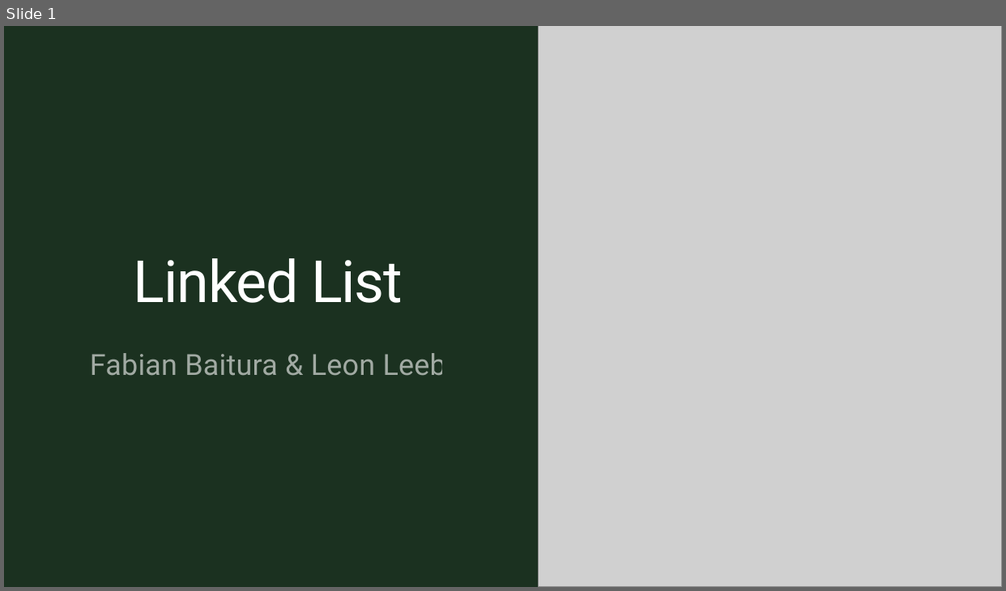
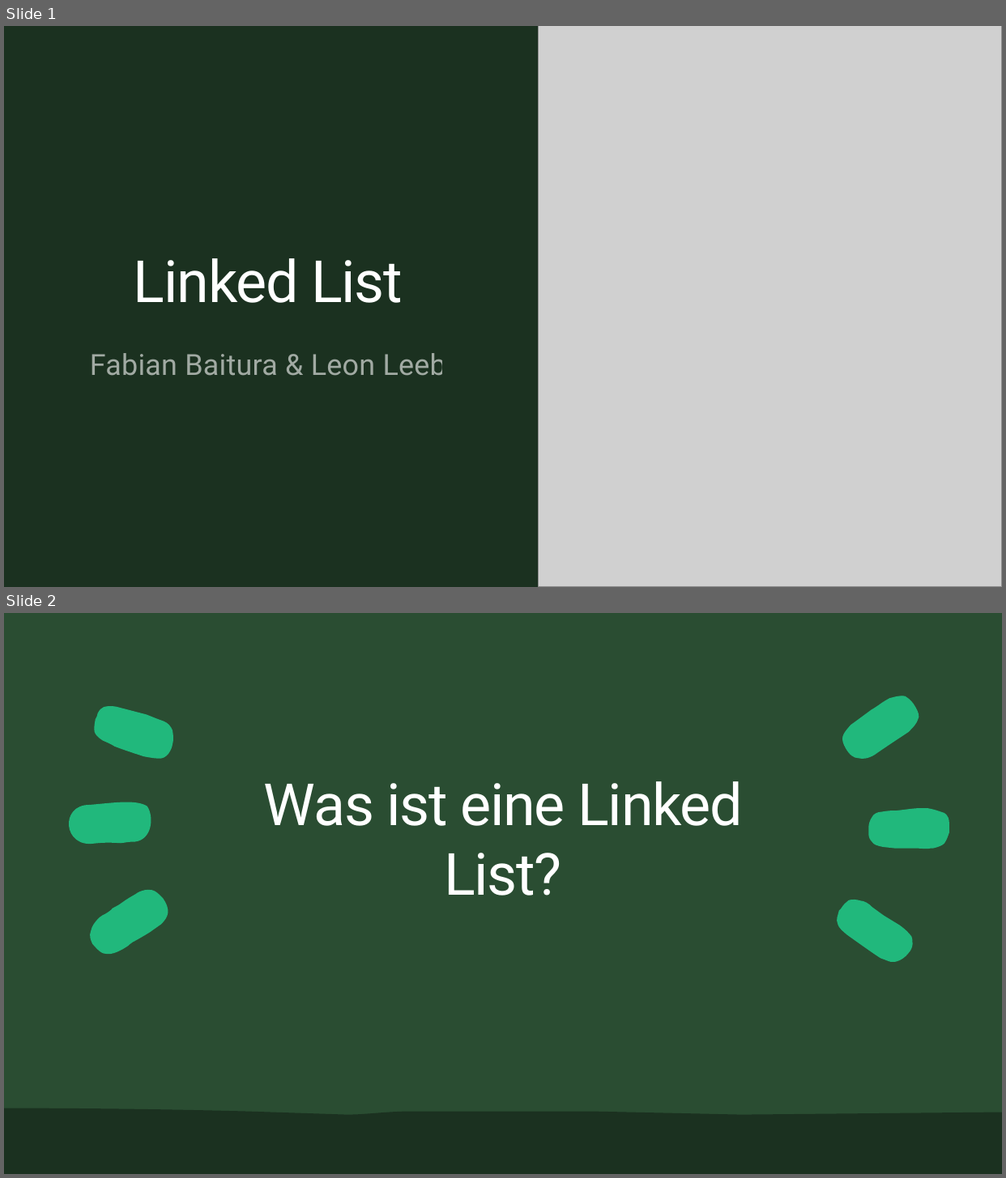
Before and after one commit to ByteWolf-dev/Baitura-Leeb-LinkedList-2022, a slide deck: Artifacts/Linked List.pptx. Shown one above the other, each under a label of ours: slide 1 before the commit, slides 1 and 2 after it. The pictures are 1006x591 and 1006x1178 pixels, drawn with LibreOffice and Linux fonts; fonts in the diff are those of the drawing; grey boxes stand for pictures. Boxes give left, top, right and bottom in pixels: in the first picture for what was removed or moved away, otherwise in the second. Text is boxed around its words. In the diff, an @@ line names an element or a change of style, - is before the commit and + after.

```diff
--- a/Artifacts/Linked List.pptx
+++ b/Artifacts/Linked List.pptx
@@ slide 2 added at bbox=[4, 613, 1002, 1174], background #1B3120 @@
@@ rectangle added at bbox=[4, 613, 1002, 1174], fill #2A4D32 @@
@@ title added at bbox=[264, 781, 743, 896], 56 pt, text #FFFFFF @@
+Was ist eine Linked List?
@@ group added at bbox=[52, 683, 949, 974]: 6 freeform shapes @@
@@ freeform shape added at bbox=[4, 1108, 1002, 1174], fill #1B3120 @@
```
Also in this commit, not shown: 1 other slide added.
